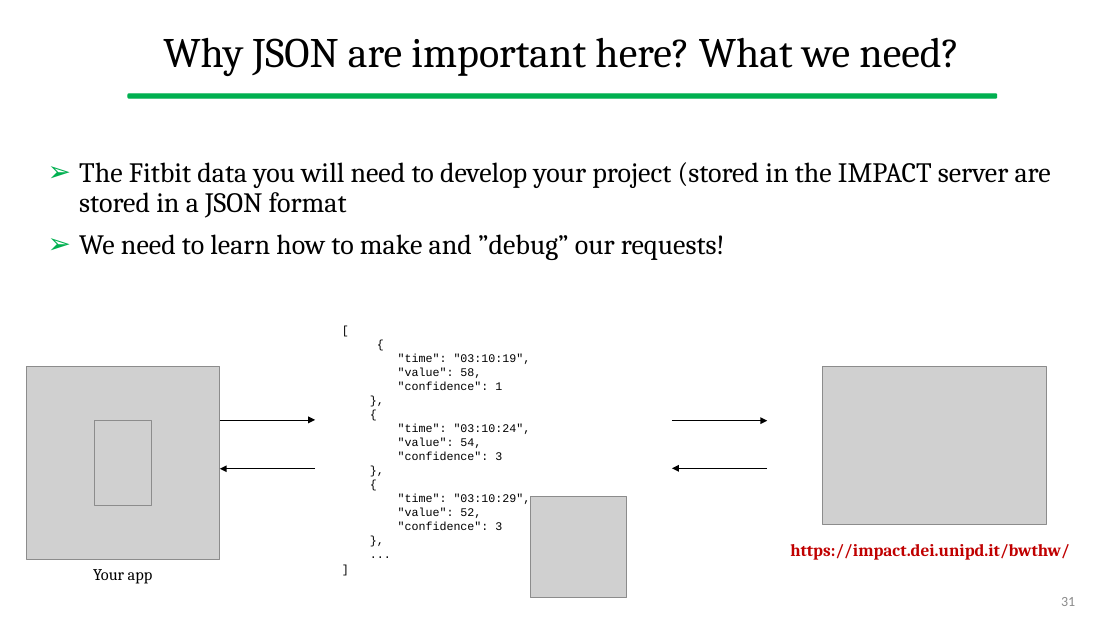
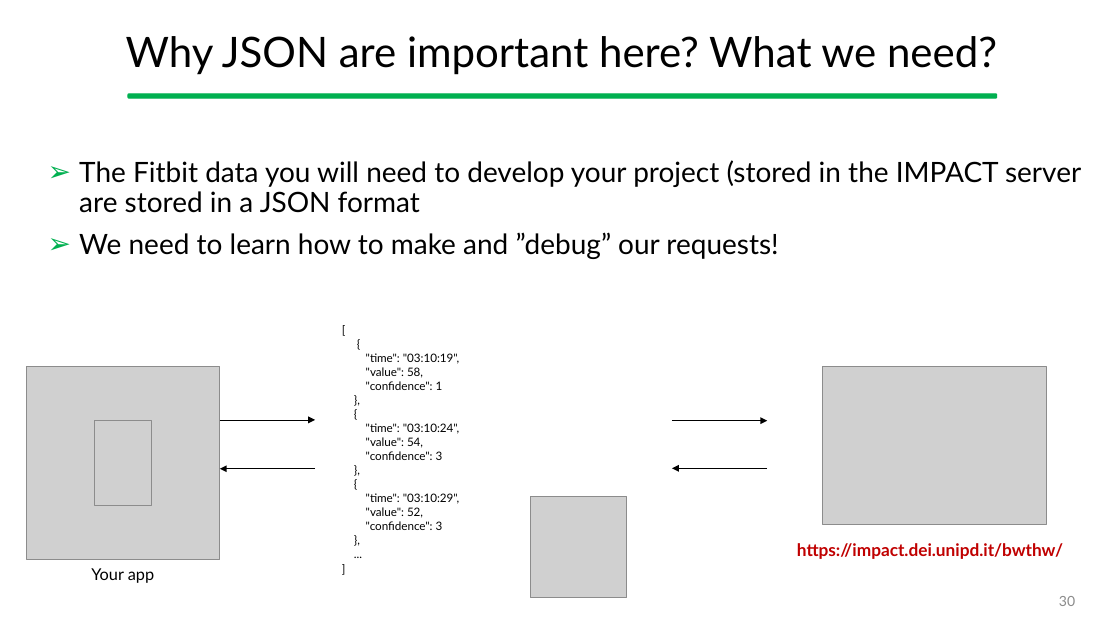
Before and after one commit to gcappon/bwthw, a slide deck: slide 30 of theory_05-http/theory_05-http.pptx (slide 31 before the commit). Drawn at 1120x630 pixels with LibreOffice and Linux fonts; fonts in the diff are those of the drawing; grey boxes stand for pictures. Boxes give left, top, right and bottom in pixels: in the first picture for what was removed or moved away, otherwise in the second. Text is boxed around its words. In the diff, an @@ line names an element or a change of style, - is before the commit and + after.

```diff
--- a/theory_05-http/theory_05-http.pptx
+++ b/theory_05-http/theory_05-http.pptx
@@ text "[" at bbox=[366, 353, 459, 530]: font Courier New to Lato @@
@@ font Cambria to Lato in 4 elements at bbox=[126, 36, 997, 75], bbox=[79, 160, 1081, 259], bbox=[91, 568, 154, 583], bbox=[797, 543, 1063, 559] @@
@@ page number at bbox=[1059, 596, 1075, 606]: text changed; font Calibri to Lato @@
-31
+30
```
Also in this commit, not shown: 34 other slides changed, 2 slides added, 3 slides removed, 3 other files.
